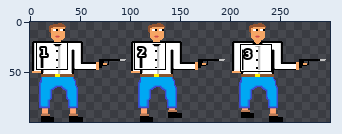
Two versions of one sprite sheet, hra/assets/sprite.png. The picture above shows the old version from afar; the outline marks the close-up.
Close-up. Before the commit:
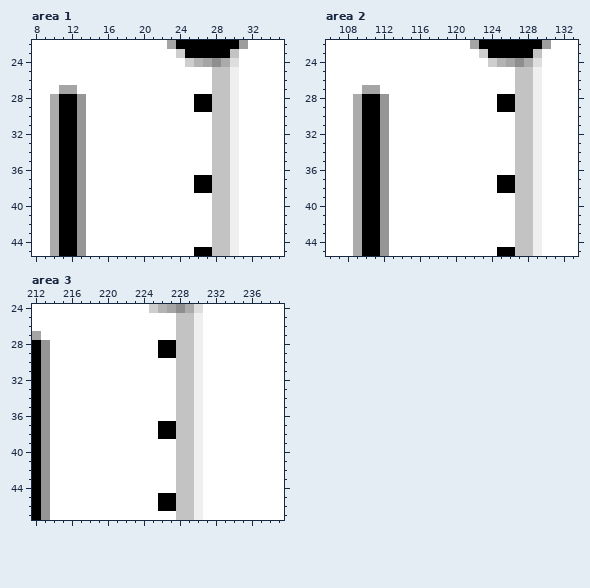
The file is 300x100 pixels. Pixels under 10% opacity are left out. Colours within 5 levels of each other are drawn and written as one. Shown: area 1: x 8..35, y 22..45; area 2: x 106..133, y 22..45; area 3: x 212..239, y 24..47.
The same view after the edit:
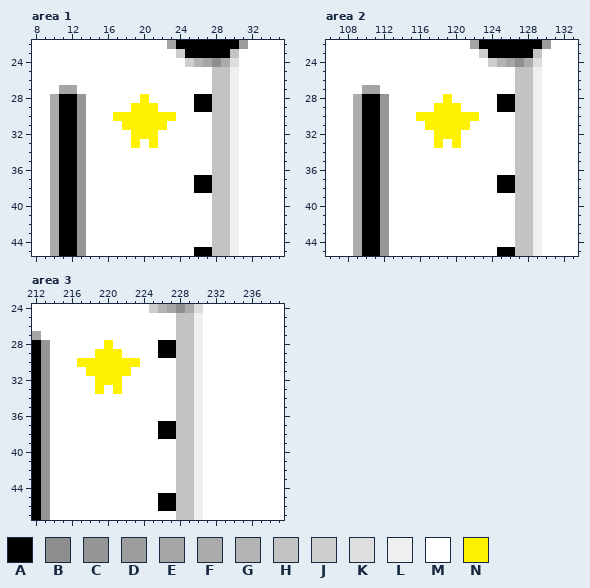
Palette (. is transparent): A #000000  B #8f8e8e  C #969696  D #9d9d9d  E #a5a5a5  F #ababab  G #b3b3b3  H #c3c3c3  J #cecece  K #dedede  L #efefef  M #ffffff  N #fff200
From old to new:
Changed rows in their new state; - is an unchanged pixel.
Area 1:
first column x 17:
28 ---N---
29 --NNN--
30 NNNNNNN
31 -NNNNN-
32 --NNN--
33 --N-N--
Area 2:
first column x 116:
28 ---N---
29 --NNN--
30 NNNNNNN
31 -NNNNN-
32 --NNN--
33 --N-N--
Area 3:
first column x 217:
28 ---N---
29 --NNN--
30 NNNNNNN
31 -NNNNN-
32 --NNN--
33 --N-N--
